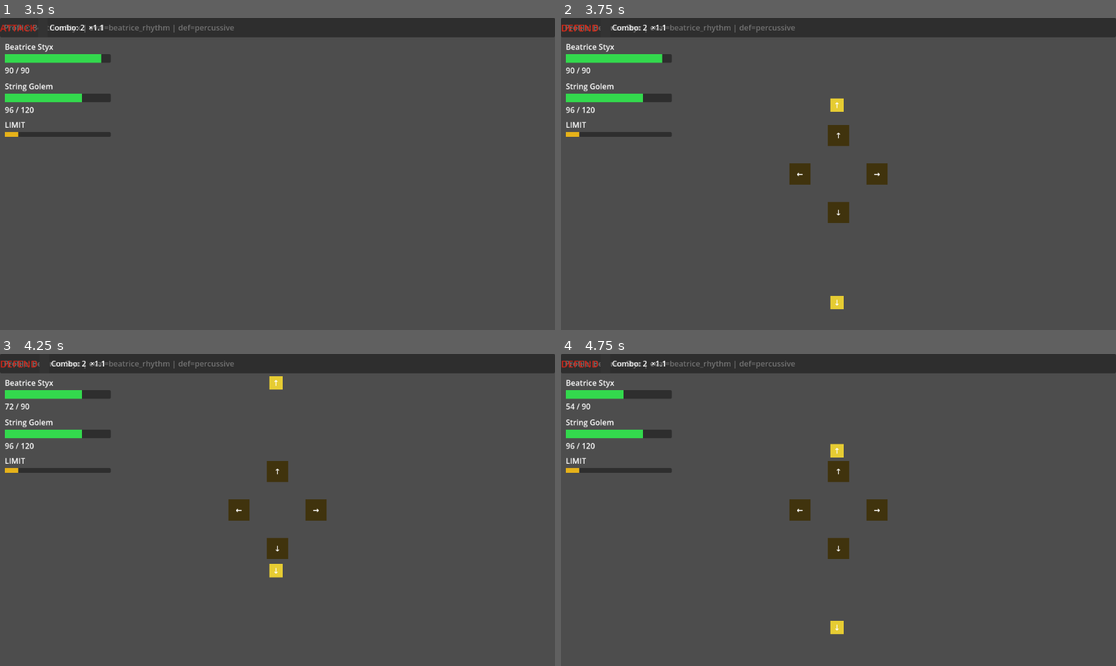
Above: before the commit, frames 1-4 (two rows, left to right).
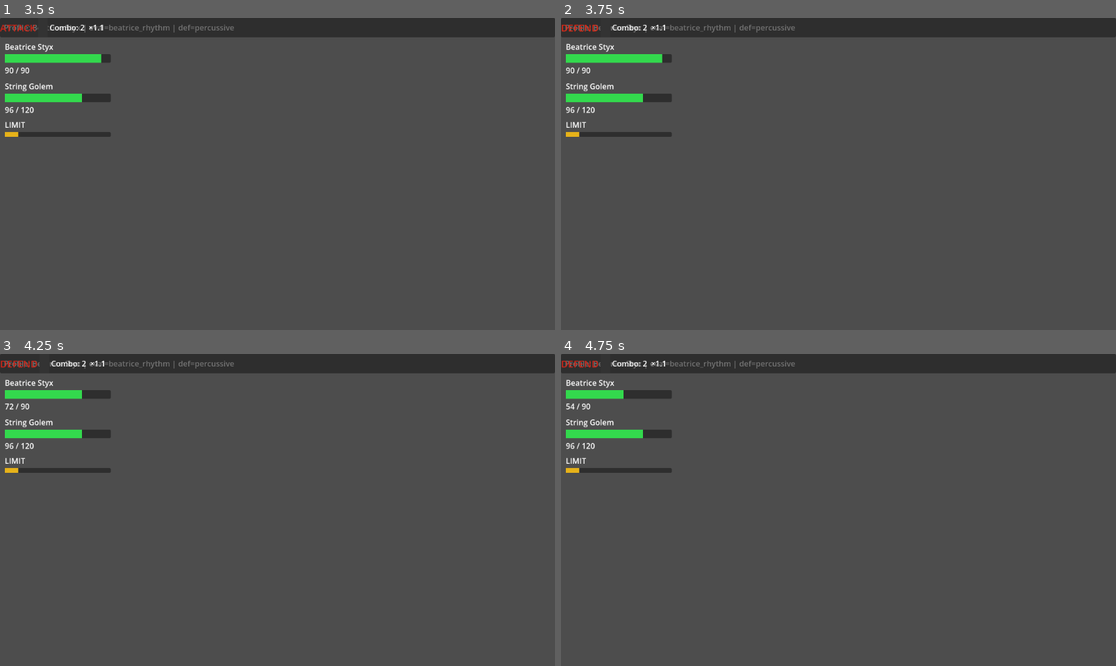
Above: after the commit, the same moments.

Repository: Parz1val1/rhythm-game-prototype
Game: Godot game, scene res://test_scene.tscn
The game is run twice, just before and just after one commit, with the same random seed, the same clock (stepped at 60 frames per second) and the same inputs. Sound files missing from this copy of the repository are replaced by a short silence.
Inputs:
- Up to frame 1 (3.5 s): tap Enter at 0.5, 2 s; hold J (drum_right) 0.53-1.28 s; hold Space (limit_break) 0.53-1.28 s; hold Down (rhythm_down) 1.28-2.03 s; tap Space (limit_break) at 1.35, 2.85 s; hold J (drum_right) 2.03-2.78 s; hold Space (limit_break) 2.03-2.78 s; hold Up (rhythm_up) from 2.78 s (still down)
- Up to frame 2 (3.75 s): tap Enter at 3.5 s; release Up (rhythm_up) at 3.53 s; hold F (drum_left) from 3.53 s (still down); hold Space (limit_break) from 3.53 s (still down)
- Up to frame 3 (4.25 s): keep holding F (drum_left); keep holding Space (limit_break)
- Up to frame 4 (4.75 s): keep holding F (drum_left); release Space (limit_break) at 4.28 s; tap Space (limit_break) at 4.35 s

Frame 1 is identical in both runs. In frame 2, 1.3% of the frame differs, in the area x 41-59%, y 25-94%; in frame 3, 1.3%, in the area x 41-59%, y 7-72%; in frame 4, 1.3%.

Commit message:
fix: hide note_lane explicitly when percussive profile active (@onready node starts visible without setup())

Diff:
--- a/test_scene.gd
+++ b/test_scene.gd
@@ -121,18 +121,21 @@
 	add_child(_profile_label)
 	_update_profile_label(profile)
 
-	# Always set up NoteLane — it shows only when it receives a note_approaching for a
-	# direction it handles (up/down/left/right). This ensures directional-note enemies
-	# are visible even when Beatrice's percussive profile is active.
-	# For percussive profiles, also create DrumLane for drum-direction enemies.
-	# Both lanes coexist; each silently ignores directions the other handles.
+	# Route to the lane that matches the active defense style.
+	# Percussive (Beatrice): show DrumLane (L/B/R), not the directional arrow lane.
+	# Directional (Luthier): show NoteLane (up/down/left/right arrows).
+	# Only one lane is set up so it receives note_approaching signals; the other is
+	# left disconnected and invisible. Use drum_golem encounter for Beatrice,
+	# goblin/orc/string_golem for Luthier.
 	var is_percussive := profile != null and profile.defense_pattern_type == &"percussive"
-	_note_lane.setup(_combat)
 	if is_percussive:
+		_note_lane.visible = false   # setup() not called, so hide explicitly
 		_drum_lane = DrumLaneScript.new()
 		add_child(_drum_lane)
 		_drum_lane.position = Vector2(326, 200)
 		_drum_lane.setup(_combat)
+	else:
+		_note_lane.setup(_combat)
 
 	# Drum pattern display (attack readout) — shown only for Beatrice.
 	if use_beatrice:
